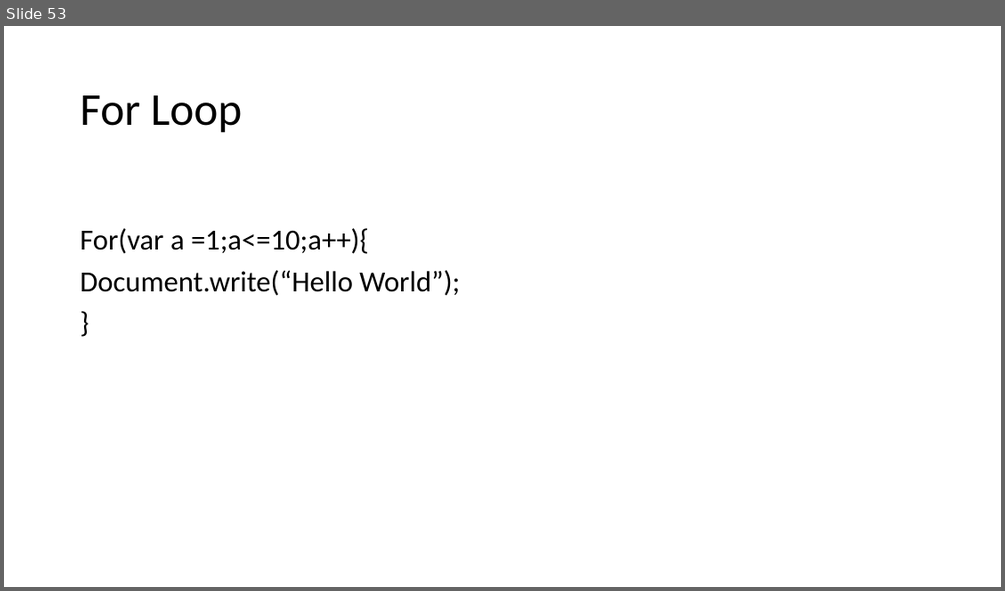
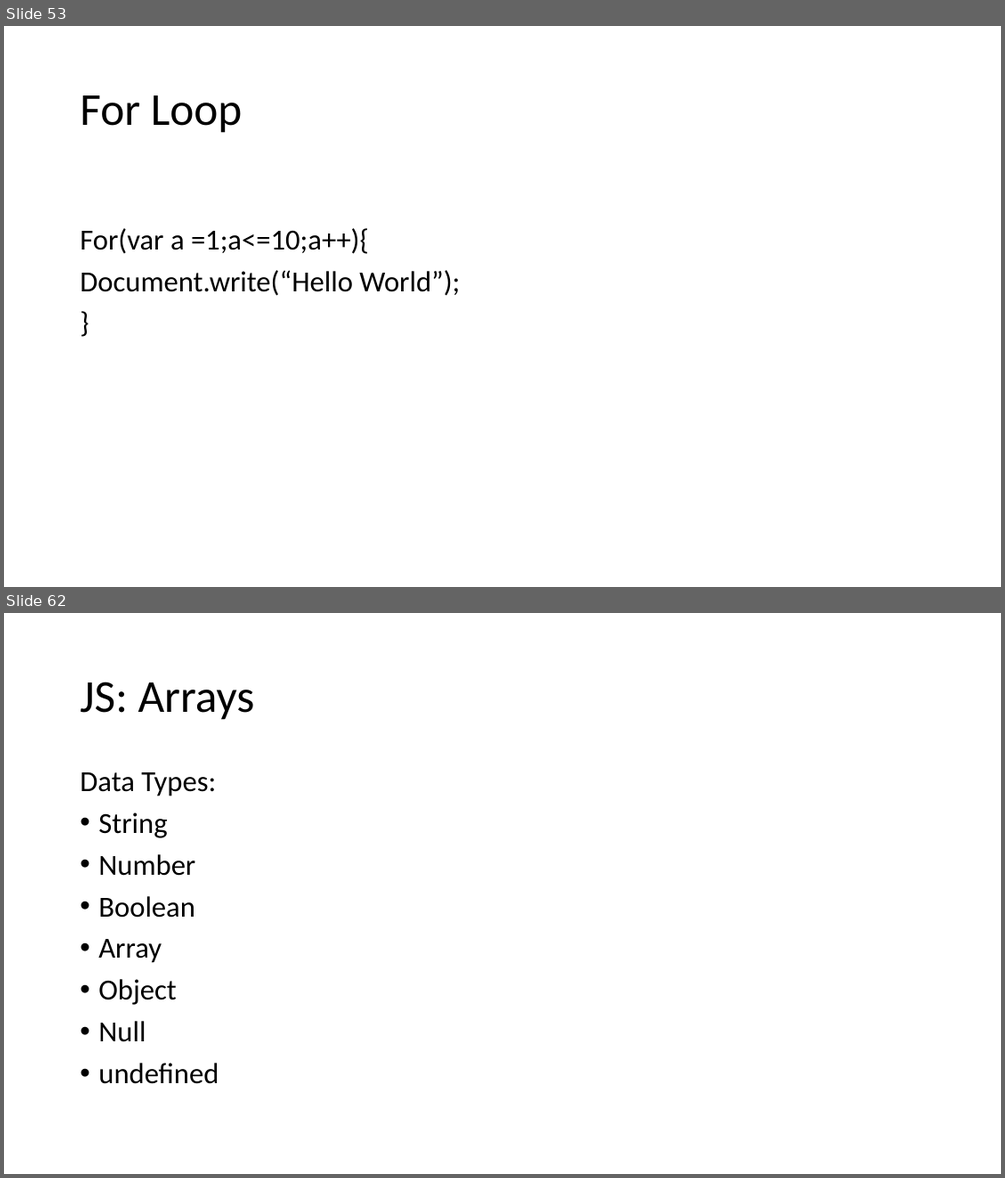
Before and after one commit to PiyushChaturvedii/Batch04, a slide deck: JavaScript.pptx. Shown one above the other, each under a label of ours: slide 53 before the commit, slides 53 and 62 after it; the slides between them are not shown. The pictures are 1005x591 and 1005x1178 pixels, drawn with LibreOffice and Linux fonts; fonts in the diff are those of the drawing. Boxes give left, top, right and bottom in pixels: in the first picture for what was removed or moved away, otherwise in the second. Text is boxed around its words. In the diff, an @@ line names an element or a change of style, - is before the commit and + after.

Commit message:
Array

```diff
--- a/JavaScript.pptx
+++ b/JavaScript.pptx
@@ slide 62 added at [4,613,1001,1174], background #FFFFFF @@
@@ title added at [80,682,255,720], 44 pt, text #000000 @@
+JS: Arrays
@@ text added at [80,772,218,1084], 28 pt, text #000000 @@
+Data Types:
+• String
+• Number
+• Boolean
+• Array
+• Object
+• Null
+• undefined
```
Also in this commit, not shown: 11 other slides added, 7 other files.
